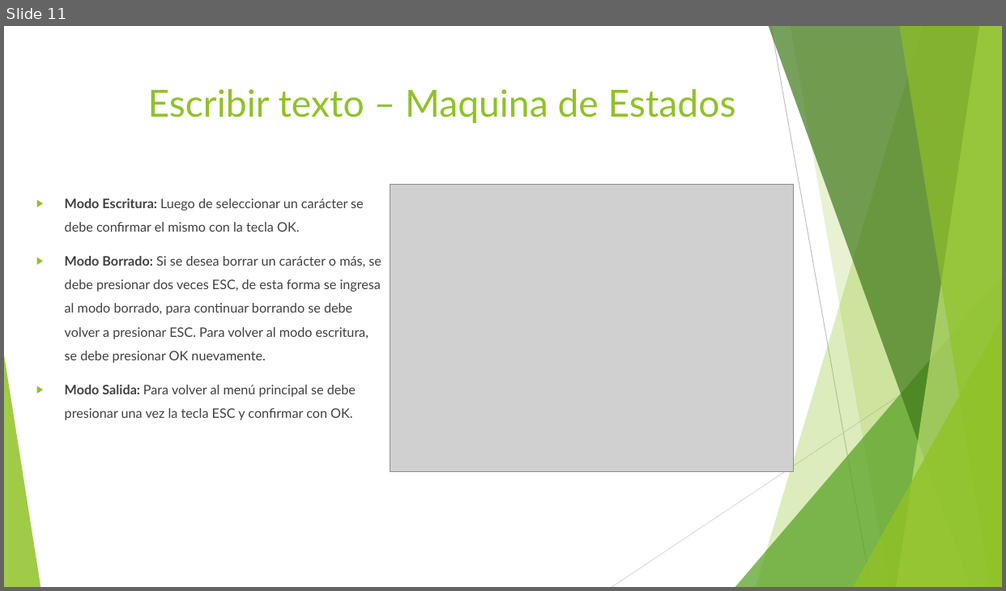
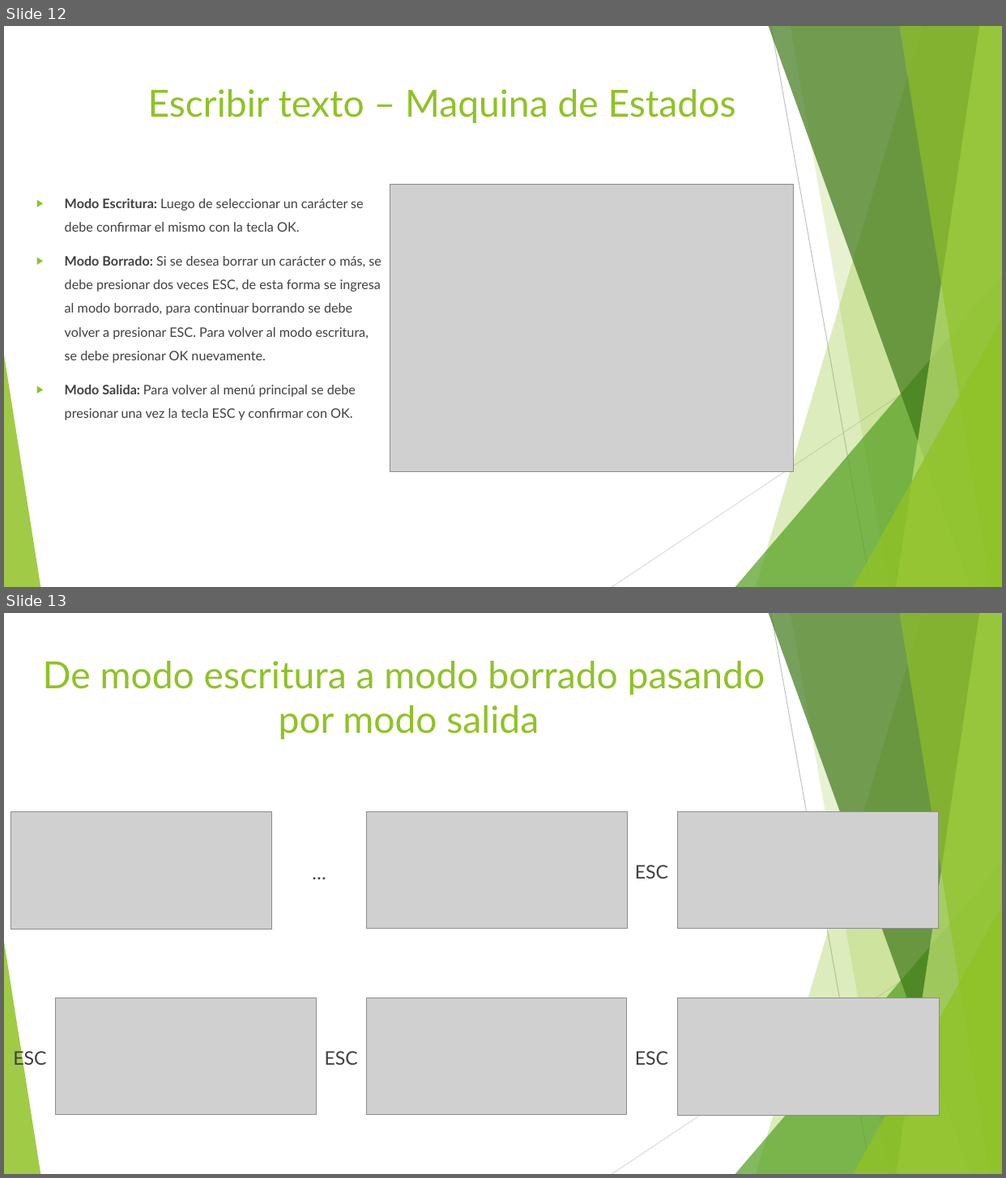
Before and after one commit to silvagustin/taller_de_proyecto_1, a slide deck: docs/Presentación.pptx. Shown one above the other, each under a label of ours: slide 11 before the commit, slides 12 and 13 after it. The pictures are 1006x591 and 1006x1178 pixels, drawn with LibreOffice and Linux fonts; fonts in the diff are those of the drawing; grey boxes stand for pictures. Boxes give left, top, right and bottom in pixels: in the first picture for what was removed or moved away, otherwise in the second. Text is boxed around its words. In the diff, an @@ line names an element or a change of style, - is before the commit and + after.

```diff
--- a/docs/Presentación.pptx
+++ b/docs/Presentación.pptx
@@ slide 13 added at (4, 613, 1002, 1174), background #FFFFFF; not listed: 10 template elements that a slide beside it also shows @@
@@ title added at (43, 661, 765, 739), 36 pt, text #90C226 @@
+De modo escritura a modo borrado pasando
+por modo salida
@@ picture added at (10, 812, 271, 930) @@
@@ picture added at (367, 811, 628, 929) @@
@@ picture added at (678, 811, 938, 929) @@
@@ text added at (271, 841, 366, 900), 18 pt, text #404040 @@
+…
@@ text added at (635, 865, 668, 879), 18 pt, text #404040 @@
+ESC
@@ picture added at (55, 998, 315, 1115) @@
@@ picture added at (366, 998, 627, 1115) @@
@@ picture added at (678, 998, 939, 1115) @@
@@ text added at (13, 1049, 46, 1070), 18 pt, text #404040 @@
+ESC
@@ text added at (325, 1051, 358, 1065), 18 pt, text #404040 @@
+ESC
@@ text added at (635, 1051, 668, 1065), 18 pt, text #404040 @@
+ESC
@@ what was slide 11 is now slide 12 @@
```
Also in this commit, not shown: 4 slides changed, 2 other slides added, 38 other files.
